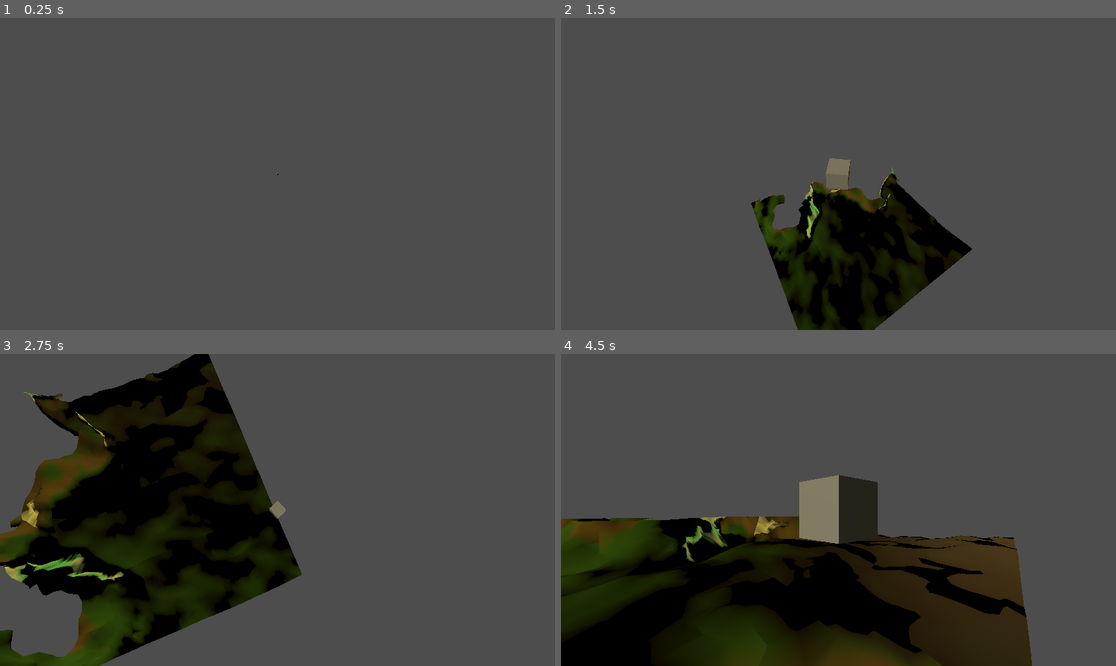
Above: before the commit, frames 1-4 (two rows, left to right).
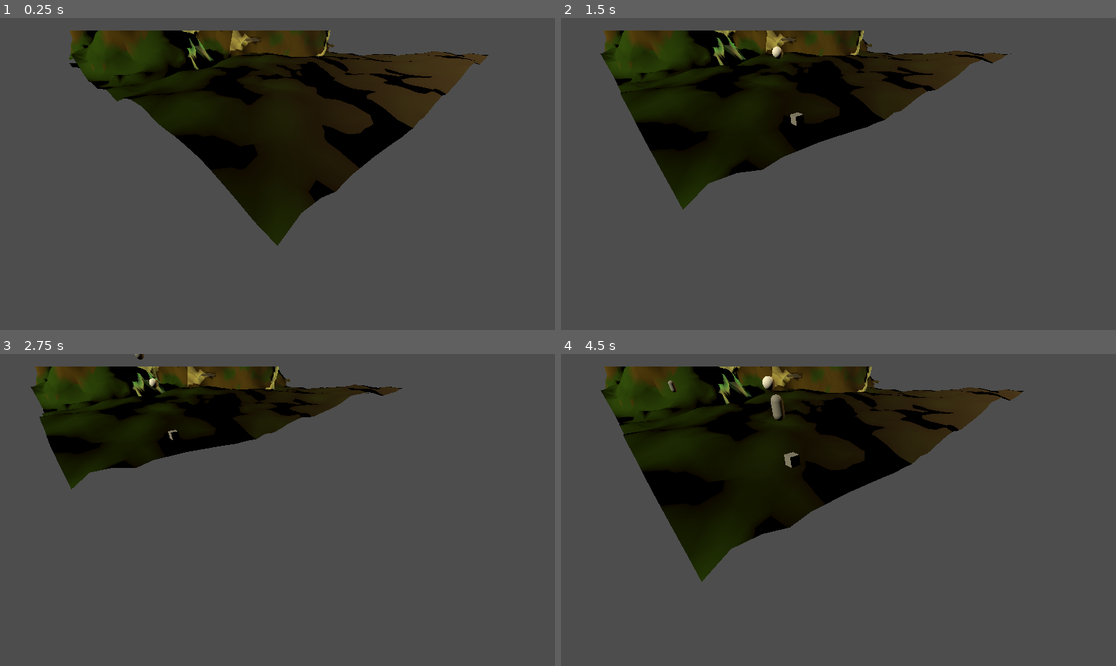
Above: after the commit, the same moments.

Repository: eikrt/cannon-game2
Game: Godot game, scene res://Scenes/World.tscn
The game is run twice, just before and just after one commit, with the same random seed, the same clock (stepped at 60 frames per second) and the same inputs. This scene is started directly instead of the project's main scene.
Inputs (mouse positions are in pixels of both pictures, inside the frame that each line leads up to):
- Up to frame 1 (0.25 s): no input
- Up to frame 2 (1.5 s): tap Enter (SHOOT) at 0.5 s; move the mouse to (960, 158) at 0.52 s; hold Right (ARROW_RIGHT) 0.53-1.28 s; hold Enter (SHOOT) 0.53-1.28 s; tap Space at 0.77, 1.07 s; click (960, 158) at 0.8 s; move the mouse to (727, 189) at 1.27 s; hold Down (ARROW_DOWN) from 1.28 s (still down); click (727, 189) at 1.35 s
- Up to frame 3 (2.75 s): tap Space at 1.52, 1.55, 1.82 s; move the mouse to (333, 441) at 2.02 s; release Down (ARROW_DOWN) at 2.03 s; hold Right (ARROW_RIGHT) from 2.03 s (still down); hold Space from 2.03 s (still down); tap Enter (SHOOT) at 2.3 s
- Up to frame 4 (4.5 s): move the mouse to (810, 572) at 2.77 s; release Right (ARROW_RIGHT) at 2.78 s; release Space at 2.78 s; hold Up (ARROW_UP) 2.78-3.53 s; tap Enter (SHOOT) at 2.85, 4.35 s; tap Space at 3.02, 3.32, 3.77, 3.8, 4.07 s; click (810, 572) at 3.05 s; move the mouse to (1005, 556) at 3.52 s; press the mouse at (1005, 556) at 3.53 s; hold Left (ARROW_LEFT) from 3.53 s (still down); move the mouse to (672, 463) at 4.27 s; release the mouse at (672, 463) at 4.28 s

The runs differ from the first frame. In frame 1, 26% of the frame differs, in the area x 12-88%, y 4-74%; in frame 2, 34%; in frame 3, 35%; in frame 4, 63%, in the area x 0-85%, y 4-100%.

Commit message:
added movement

Diff:
--- a/Misc/Chunk.tres
+++ b/Misc/Chunk.tres
@@ -1,6 +1,6 @@
-[gd_resource type="ShaderMaterial" load_steps=2 format=2]
+[gd_resource type="ShaderMaterial" load_steps=2 format=3 uid="uid://o85n1dv2dlq"]
 
-[sub_resource type="Shader" id=1]
+[sub_resource type="Shader" id="1"]
 code = "shader_type spatial;
 render_mode blend_mix,depth_draw_opaque,cull_front,diffuse_burley,specular_schlick_ggx,vertex_lighting;
 
@@ -37,7 +37,8 @@
 "
 
 [resource]
-shader = SubResource( 1 )
-shader_param/grass = Color( 0.207843, 0.431373, 0.168627, 1 )
-shader_param/dirt = Color( 0.490196, 0.329412, 0.223529, 1 )
-shader_param/rock = Color( 0.32549, 0.32549, 0.32549, 1 )
+render_priority = 0
+shader = SubResource("1")
+shader_parameter/dirt = Color(0.490196, 0.329412, 0.223529, 1)
+shader_parameter/grass = Color(0.207843, 0.431373, 0.168627, 1)
+shader_parameter/rock = Color(0.32549, 0.32549, 0.32549, 1)
--- a/Scenes/Player.tscn
+++ b/Scenes/Player.tscn
@@ -1,10 +1,19 @@
-[gd_scene load_steps=4 format=3 uid="uid://c8m51laarjuak"]
+[gd_scene load_steps=7 format=3 uid="uid://c8m51laarjuak"]
 
 [ext_resource type="Script" path="res://Scripts/KinematicBody.gd" id="1"]
+[ext_resource type="Shader" path="res://Shaders/DirectionMeter.gdshader" id="2_nir26"]
 
 [sub_resource type="BoxMesh" id="BoxMesh_tp83u"]
 
 [sub_resource type="BoxShape3D" id="BoxShape3D_bfb2t"]
+
+[sub_resource type="ShaderMaterial" id="ShaderMaterial_nm0ov"]
+render_priority = 0
+shader = ExtResource("2_nir26")
+shader_parameter/direction = null
+
+[sub_resource type="SphereMesh" id="SphereMesh_xh4mp"]
+material = SubResource("ShaderMaterial_nm0ov")
 
 [node name="CharacterBody3D" type="CharacterBody3D"]
 script = ExtResource("1")
@@ -26,3 +35,7 @@
 [node name="SpringArm3d" type="SpringArm3D" parent="."]
 transform = Transform3D(1, 0, 0, 0, 1, 0, 0, 0, 1, 0, 1.02821, 0)
 spring_length = 2.0
+
+[node name="DirectionMeter" type="MeshInstance3D" parent="."]
+transform = Transform3D(1, 0, 0, 0, 1, 0, 0, 0, 1, 0, 3, 0)
+mesh = SubResource("SphereMesh_xh4mp")
--- /dev/null
+++ b/Scenes/Projectile.tscn
@@ -0,0 +1,28 @@
+[gd_scene load_steps=5 format=3 uid="uid://btckyckl8vxi0"]
+
+[ext_resource type="Script" path="res://Scripts/Projectile.gd" id="1_eqapq"]
+
+[sub_resource type="CapsuleMesh" id="CapsuleMesh_mh5ks"]
+
+[sub_resource type="CapsuleShape3D" id="CapsuleShape3D_2v4m0"]
+
+[sub_resource type="CapsuleShape3D" id="CapsuleShape3D_ehqis"]
+radius = 0.63313
+height = 2.1993
+
+[node name="Projectile" type="CharacterBody3D"]
+script = ExtResource("1_eqapq")
+
+[node name="MeshInstance3d" type="MeshInstance3D" parent="."]
+mesh = SubResource("CapsuleMesh_mh5ks")
+
+[node name="CollisionShape3d" type="CollisionShape3D" parent="."]
+shape = SubResource("CapsuleShape3D_2v4m0")
+
+[node name="Area3d" type="Area3D" parent="."]
+
+[node name="CollisionShape3d" type="CollisionShape3D" parent="Area3d"]
+shape = SubResource("CapsuleShape3D_ehqis")
+
+[connection signal="area_entered" from="Area3d" to="." method="_on_area_3d_area_entered"]
+[connection signal="body_entered" from="Area3d" to="." method="_on_area_3d_body_entered"]
--- a/Scenes/World.tscn
+++ b/Scenes/World.tscn
@@ -8,14 +8,14 @@
 script = ExtResource("1_1s24n")
 
 [node name="Player" parent="." instance=ExtResource("3_34361")]
-transform = Transform3D(1, 0, 0, 0, 1, 0, 0, 0, 1, 3.57463, 128.569, 12.3476)
+transform = Transform3D(1, 0, 0, 0, 1, 0, 0, 0, 1, 3.57463, 12.5103, 12.3476)
 
 [node name="SunLight" type="DirectionalLight3D" parent="."]
 transform = Transform3D(1, 0, 0, 0, -0.752095, 0.659054, 0, -0.659054, -0.752095, 0, 152.335, 0)
 light_color = Color(1, 0.952941, 0.776471, 1)
 shadow_enabled = true
 
-[node name="Camera3d2" type="Camera3D" parent="."]
+[node name="Camera3d" type="Camera3D" parent="."]
 transform = Transform3D(1, 0, 0, 0, 0.878834, 0.477128, 0, -0.477128, 0.878834, -180.55, -125.827, -209.685)
 script = ExtResource("4_fj2l0")
 
--- a/Scripts/Camera3d.gd
+++ b/Scripts/Camera3d.gd
@@ -2,17 +2,39 @@
 
 @export var lerp_speed = 3.0
 @export var offset = Vector3(0,2,5)
-
+var targetVec = Vector3(5,0,5)
 var target = null
-
+var speed = 10
 func _ready():
 	target = get_node("../Player")
+	position = Vector3(-5,10,-5)
+func _physics_process(delta):
+	#if !target:
+	#	return
 
-func _physics_process(delta):
-	if !target:
-		return
+	#var target_xform = target.global_transform.translated_local(offset)
+	#global_transform = global_transform.interpolate_with(target_xform, lerp_speed * delta)
 
-	var target_xform = target.global_transform.translated_local(offset)
-	global_transform = global_transform.interpolate_with(target_xform, lerp_speed * delta)
+	#look_at(target.global_transform.origin, target.transform.basis.y)
+	if Input.is_action_pressed("ARROW_UP"):
+		targetVec.x += speed * delta;
+		position.x += speed * delta;
+		targetVec.z += speed * delta;
+		position.z += speed * delta;
+	if Input.is_action_pressed("ARROW_DOWN"):
+		targetVec.x -= speed * delta;
+		position.x -= speed * delta;
+		targetVec.z -= speed * delta;
+		position.z -= speed * delta;
+	if Input.is_action_pressed("ARROW_LEFT"):
+		targetVec.z -= speed * delta;
+		position.z -= speed * delta;
+		targetVec.x += speed * delta;
+		position.x += speed * delta;
+	if Input.is_action_pressed("ARROW_RIGHT"):
+		targetVec.z += speed * delta;
+		position.z += speed * delta;
+		targetVec.x -= speed * delta;
+		position.x -= speed * delta;
 
-	look_at(target.global_transform.origin, target.transform.basis.y)
+	look_at(targetVec)
--- a/Scripts/KinematicBody.gd
+++ b/Scripts/KinematicBody.gd
@@ -3,11 +3,22 @@
 var direction = Vector3()
 var gravity = -20
 var speed = 800
+var launchSpeed = 10
 var pmouse = Vector2()
 var moveMouse = true
-
+var directionRot = Vector3(0,0,0)
+var Projectile = load("res://Scenes/Projectile.tscn")
+var rayOrigin = Vector3()
+var rayEnd = Vector3()
+var moveTarget = Vector3()
+var movingToTarget = false
+var moveRotation = Vector3()
+const directionLimitYU = 3.14
+const directionLimitYD = 0.0
+const directionPlus = 3.14/2.0
+const launchSpeedLimit = 20
 @onready var down_ray = get_node("DownRay")
-
+@onready var camera = get_tree().get_root().get_node("./World/Camera3d")
 func _ready():
 	pmouse = get_viewport().get_mouse_position()
 	#Input.set_mouse_mode(Input.MOUSE_MODE_CAPTURED)
@@ -17,31 +28,69 @@
 func _input(event):
 	var mouse = get_viewport().get_mouse_position()
 	var viewport = get_viewport()
-
 func _physics_process(delta):
 	Globaldata.player_position = position
+	if Input.is_action_just_pressed("PLUS"):
+		if launchSpeed < launchSpeedLimit:
+			launchSpeed += 1
+	if Input.is_action_just_pressed("MINUS"):
+		if launchSpeed > 0:
+			launchSpeed -= 1
 	direction = Vector3(0,0,0)
 	var forwardSpeed = 0
 	var sideSpeed = 0
+	var space_state = get_world_3d().get_direct_space_state()
+	var mouse = get_viewport().get_mouse_position()
+	rayOrigin = camera.project_ray_origin(mouse)
+	rayEnd = rayOrigin + camera.project_ray_normal(mouse) * 2000
+	var intersection = space_state.intersect_ray(PhysicsRayQueryParameters3D.create(rayOrigin,rayEnd))
+	if intersection:
+		if Input.is_action_pressed("MOUSE_LEFT"):
+			moveTarget = intersection.position
+			movingToTarget = true
+			moveRotation.y = atan2(moveTarget.x - global_position.x, moveTarget.z - global_position.z)
+
+	if global_position.distance_to(moveTarget) < 1.0:
+			movingToTarget = false
+	if movingToTarget:
+		forwardSpeed = 1
+	else:
+		forwardSpeed = 0
 	if Input.is_key_pressed(KEY_W):
-		forwardSpeed -= 1
+		if directionRot.z > 0:
+			directionRot.z -= 0.1
+		#$DirectionMeter.position.y += 5 * delta
 	if Input.is_key_pressed(KEY_S):
-		forwardSpeed += 1
+		if directionRot.z < 3.14:
+			directionRot.z += 0.1
+		#$DirectionMeter.position.y -= 5 * delta
+		pass
 	if Input.is_key_pressed(KEY_A):
-		sideSpeed -= 1
+		directionRot.y += 0.1
+		pass
 	if Input.is_key_pressed(KEY_D):
-		sideSpeed += 1
+		directionRot.y -= 0.1
+		pass
+	$DirectionMeter.mesh.surface_get_material(0).set_shader_parameter("direction", directionRot)
 	if Input.is_action_pressed("ARROW_UP"):
 		pass
 	if Input.is_action_pressed("ARROW_DOWN"):
 		pass
 	if Input.is_action_pressed("ARROW_LEFT"):
-		rotation.y += 0.05
+		pass
+		#rotation.y += 0.05
 	if Input.is_action_pressed("ARROW_RIGHT"):
-		rotation.y -= 0.05
+		pass
+		#rotation.y -= 0.05
+
+	if Input.is_action_just_pressed("SHOOT"):
+		var projInstance = Projectile.instantiate()
+		projInstance.init(Vector3(cos(directionRot.y) * launchSpeed,(1.0 + cos(directionRot.z)) * launchSpeed,sin(directionRot.y) * launchSpeed))
+		projInstance.position = Vector3(0,2,0)
+		add_child(projInstance)
 #	direction = direction.normalized()
-	direction.z = forwardSpeed*cos(rotation.y) - sideSpeed*sin(rotation.y)
-	direction.x = forwardSpeed*sin(rotation.y) + sideSpeed*cos(rotation.y)
+	direction.z = forwardSpeed*cos(moveRotation.y) - sideSpeed*sin(moveRotation.y)
+	direction.x = forwardSpeed*sin(moveRotation.y) + sideSpeed*cos(moveRotation.y)
 	direction *= speed * delta
 
 	velocity.y += gravity * delta
@@ -49,8 +98,8 @@
 	velocity.z = direction.z
 	move_and_slide()
 	if down_ray.is_colliding() and Input.is_key_pressed(KEY_SPACE):
-		print(down_ray.get_collider().get_name())
-		velocity.y = 20
+		#velocity.y = 20
+		pass
 
 func map(x, in_min, in_max, out_min, out_max):
 	return (x - in_min) * (out_max - out_min) / (in_max - in_min) + out_min
--- /dev/null
+++ b/Scripts/Projectile.gd
@@ -0,0 +1,28 @@
+extends CharacterBody3D
+
+
+const SPEED = 5.0
+const JUMP_VELOCITY = 4.5
+const World = preload("res://Scripts/World.gd")
+# Get the gravity from the project settings to be synced with RigidBody nodes.
+var gravity = ProjectSettings.get_setting("physics/3d/default_gravity")
+
+func init(initial_velocity):
+	velocity = initial_velocity
+func _physics_process(delta):
+	# Add the gravity.
+	if not is_on_floor():
+		velocity.y -= gravity * delta
+
+	move_and_slide()
+
+
+func _on_area_3d_area_entered(area):
+
+	pass
+
+func _on_area_3d_body_entered(body):
+	if body == self:
+		return
+	get_tree().get_root().get_node("./World").delete_things(global_position, 3.0)
+	queue_free()
--- a/Scripts/World.gd
+++ b/Scripts/World.gd
@@ -7,7 +7,6 @@
 var surfaceLevel = 0
 var world_size = 4
 var chunksArray = []
-# Called when the node enters the scene tree for the first time.
 func _ready():
 	for x in range(0,world_size):
 		var yArray = []
@@ -23,8 +22,9 @@
 				add_child(chunk_instance)
 func _process(delta):
 	if Input.is_action_pressed("SHOOT"):
-		delete_things(Globaldata.player_position)
-func delete_things(destruction_pos):
+		pass
+		#delete_things(Globaldata.player_position)
+func delete_things(destruction_pos, explosionRadius):
 	var blockChunks = chunk_size
 	var p_b_x = destruction_pos.x / blockSize
 	var p_c_x = floor(p_b_x / chunk_size)
@@ -33,7 +33,6 @@
 	var p_c_z = floor(p_b_z / chunk_size)
 	var r_p_b_z = floor(p_b_z - p_c_z * chunk_size)
 	var p_b_y = floor(destruction_pos.y / blockSize)
-	var explosionRadius = 6
 	var chunk = chunksArray[p_c_x][0][p_c_z]
 	var chunks = []
 	for i in range(-explosionRadius,explosionRadius):
--- /dev/null
+++ b/Shaders/DirectionMeter.gdshader
@@ -0,0 +1,12 @@
+shader_type spatial;
+uniform vec3 direction;
+void fragment() {
+	// Place fragment code here.
+
+}
+void vertex() {
+	VERTEX.x += cos(direction.y) * 2.0;
+	VERTEX.z += sin(direction.y) * 2.0;
+	VERTEX.y += 1.0 + cos(direction.z) * 2.0;
+
+}
--- a/project.godot
+++ b/project.godot
@@ -50,6 +50,21 @@
 "events": [Object(InputEventKey,"resource_local_to_scene":false,"resource_name":"","device":0,"window_id":0,"alt_pressed":false,"shift_pressed":false,"ctrl_pressed":false,"meta_pressed":false,"pressed":false,"keycode":0,"physical_keycode":4194309,"unicode":0,"echo":false,"script":null)
 ]
 }
+MOUSE_LEFT={
+"deadzone": 0.5,
+"events": [Object(InputEventMouseButton,"resource_local_to_scene":false,"resource_name":"","device":-1,"window_id":0,"alt_pressed":false,"shift_pressed":false,"ctrl_pressed":false,"meta_pressed":false,"button_mask":0,"position":Vector2(0, 0),"global_position":Vector2(0, 0),"factor":1.0,"button_index":1,"pressed":false,"double_click":false,"script":null)
+]
+}
+PLUS={
+"deadzone": 0.5,
+"events": [Object(InputEventKey,"resource_local_to_scene":false,"resource_name":"","device":0,"window_id":0,"alt_pressed":false,"shift_pressed":false,"ctrl_pressed":false,"meta_pressed":false,"pressed":false,"keycode":0,"physical_keycode":4194437,"unicode":0,"echo":false,"script":null)
+]
+}
+MINUS={
+"deadzone": 0.5,
+"events": [Object(InputEventKey,"resource_local_to_scene":false,"resource_name":"","device":0,"window_id":0,"alt_pressed":false,"shift_pressed":false,"ctrl_pressed":false,"meta_pressed":false,"pressed":false,"keycode":0,"physical_keycode":4194435,"unicode":0,"echo":false,"script":null)
+]
+}
 
 [rendering]
 
